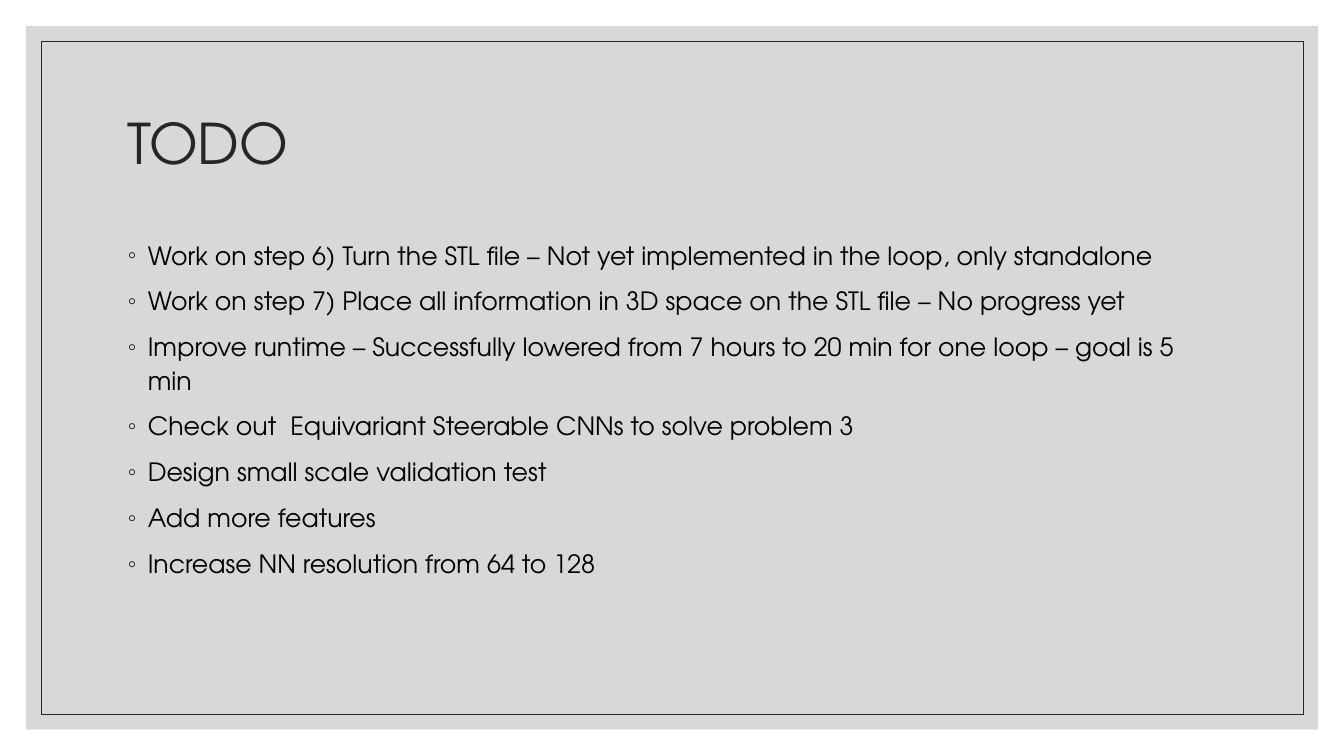
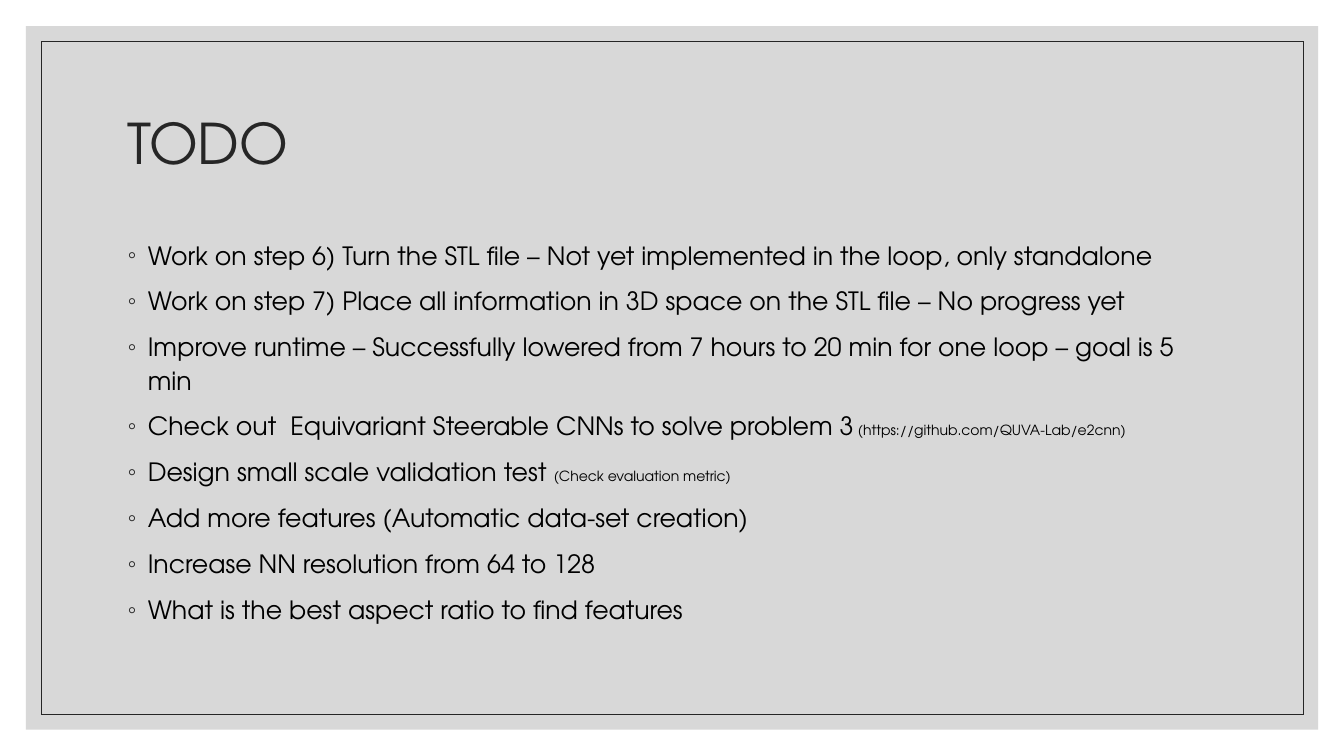
Before and after one commit to JanNalivaika/SSD_EXT, a slide deck: slide 20 of SSD Feature Detection Selling points.pptx. Drawn at 1344x756 pixels with LibreOffice and Linux fonts; fonts in the diff are those of the drawing. Boxes give left, top, right and bottom in pixels: in the first picture for what was removed or moved away, otherwise in the second. Text is boxed around its words. In the diff, an @@ line names an element or a change of style, - is before the commit and + after.

```diff
--- a/SSD Feature Detection Selling points.pptx
+++ b/SSD Feature Detection Selling points.pptx
@@ text at bbox=[148, 416, 1126, 533]: text changed @@
-◦ Check out Equivariant Steerable CNNs to solve problem 3
-◦ Design small scale validation test
-◦ Add more features
+◦ Check out Equivariant Steerable CNNs to solve problem 3 (https://github.com/QUVA-Lab/e2cnn)
+◦ Design small scale validation test (Check evaluation metric)
+◦ Add more features (Automatic data-set creation)
@@ text at bbox=[148, 600, 683, 624]: paragraph added @@
+◦ What is the best aspect ratio to find features
```
Also in this commit, not shown: 1 slide added.
